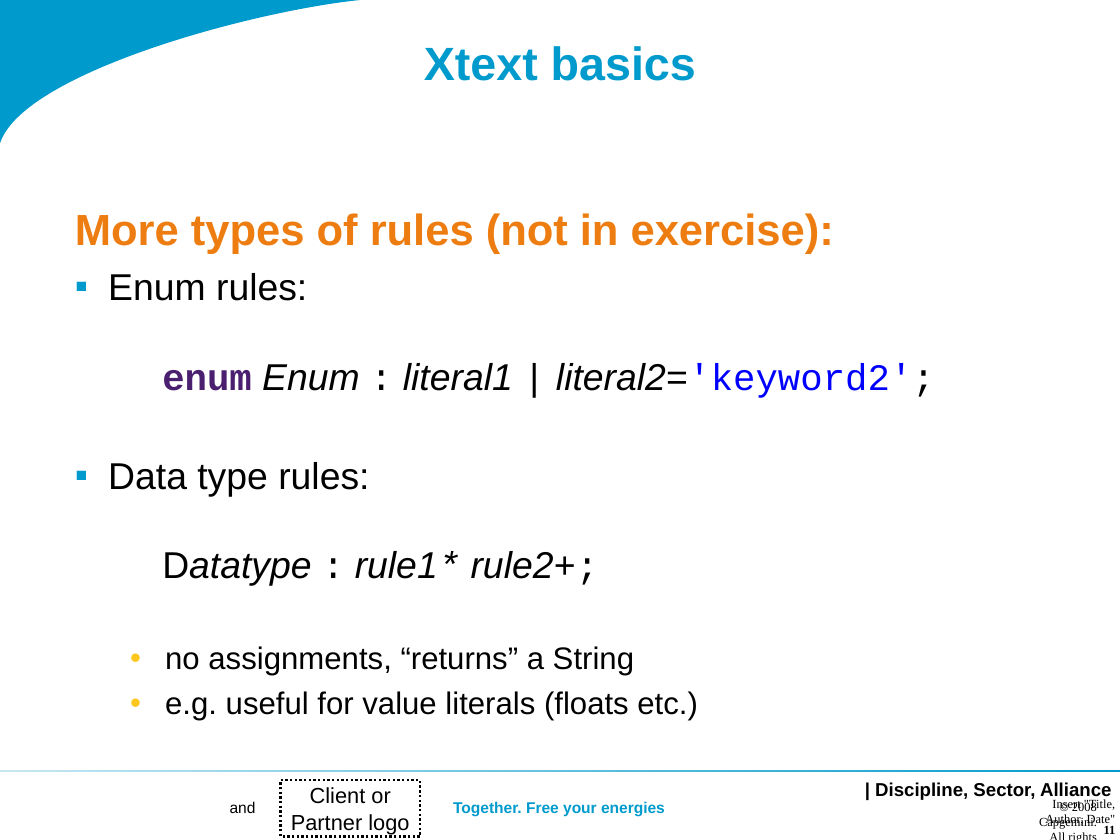
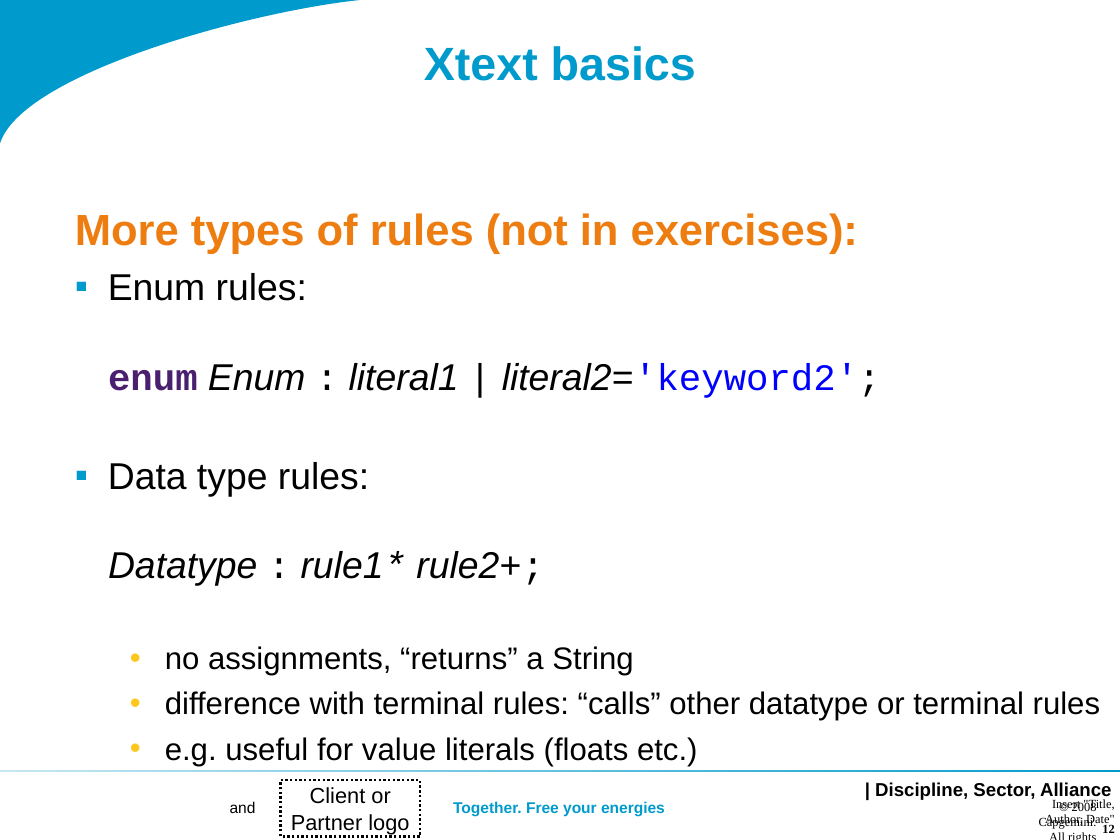
Before and after one commit to dslmeinte/xtext-workshop-code1, a slide deck: slide 12 of org.xtext.workshop.notes/sheets/Workshop 1.ppt (slide 11 before the commit). Drawn at 1120x840 pixels with LibreOffice and Linux fonts; fonts in the diff are those of the drawing; background and template pictures are left out. Boxes give left, top, right and bottom in pixels: in the first picture for what was removed or moved away, otherwise in the second. Text is boxed around its words. In the diff, an @@ line names an element or a change of style, - is before the commit and + after.

```diff
--- a/org.xtext.workshop.notes/sheets/Workshop 1.ppt
+++ b/org.xtext.workshop.notes/sheets/Workshop 1.ppt
@@ text at [75,213,858,254]: text changed @@
-More types of rules (not in exercise):
+More types of rules (not in exercises):
@@ text at [108,273,881,766]: italic on in "Datatype"; indent changed @@
@@ text at [165,691,1100,721]: paragraph added @@
+  • difference with terminal rules: “calls” other datatype or terminal rules
@@ page number added at [1102,824,1114,833], 8 pt, text #000000, bold @@
+12
@@ page number removed at [1104,825,1116,834] @@
-11
```
Also in this commit, not shown: 20 other slides changed, 3 slides added, 1 slide removed, 1 other file.
